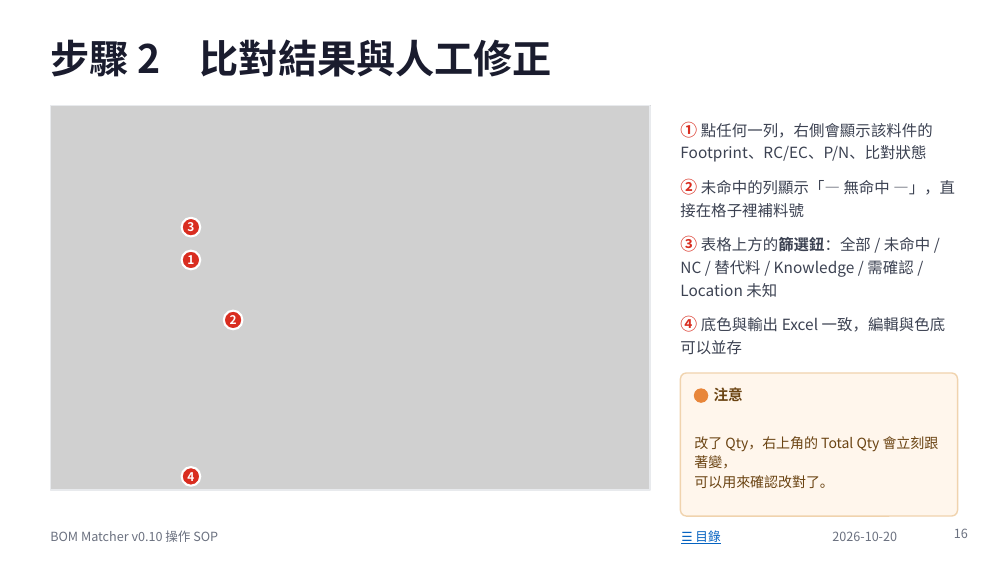
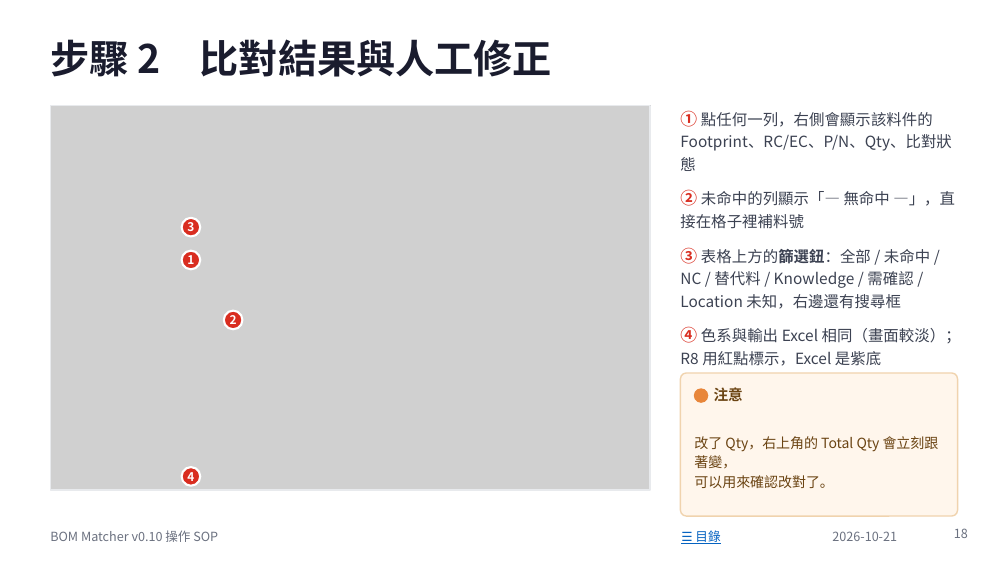
Before and after one commit to jenhochen/AI_BOM, a slide deck: slide 18 of docs/BOM_Matcher_v0.10_操作SOP.pptx (slide 16 before the commit). Drawn at 1008x567 pixels with LibreOffice and Linux fonts; fonts in the diff are those of the drawing; grey boxes stand for pictures. Boxes give left, top, right and bottom in pixels: in the first picture for what was removed or moved away, otherwise in the second. Text is boxed around its words. In the diff, an @@ line names an element or a change of style, - is before the commit and + after.

```diff
--- a/docs/BOM_Matcher_v0.10_操作SOP.pptx
+++ b/docs/BOM_Matcher_v0.10_操作SOP.pptx
@@ text at box(680, 110, 951, 171): text changed @@
-① 點任何一列，右側會顯示該料件的 Footprint、RC/EC、P/N、比對狀態
+① 點任何一列，右側會顯示該料件的 Footprint、RC/EC、P/N、Qty、比對狀態
@@ text at box(680, 247, 961, 366): text changed @@
-③ 表格上方的篩選鈕：全部 / 未命中 / NC / 替代料 / Knowledge / 需確認 / Location 未知
-④ 底色與輸出 Excel 一致，編輯與色底可以並存
+③ 表格上方的篩選鈕：全部 / 未命中 / NC / 替代料 / Knowledge / 需確認 / Location 未知，右邊還有搜尋框
+④ 色系與輸出 Excel 相同（畫面較淡）；R8 用紅點標示，Excel 是紫底
@@ text at box(832, 531, 897, 541): text changed @@
-2026-10-20
+2026-10-21
@@ page number at box(954, 528, 968, 538): text changed @@
-16
+18
```
Also in this commit, not shown: 22 other slides changed, 2 slides added, 21 other files.
